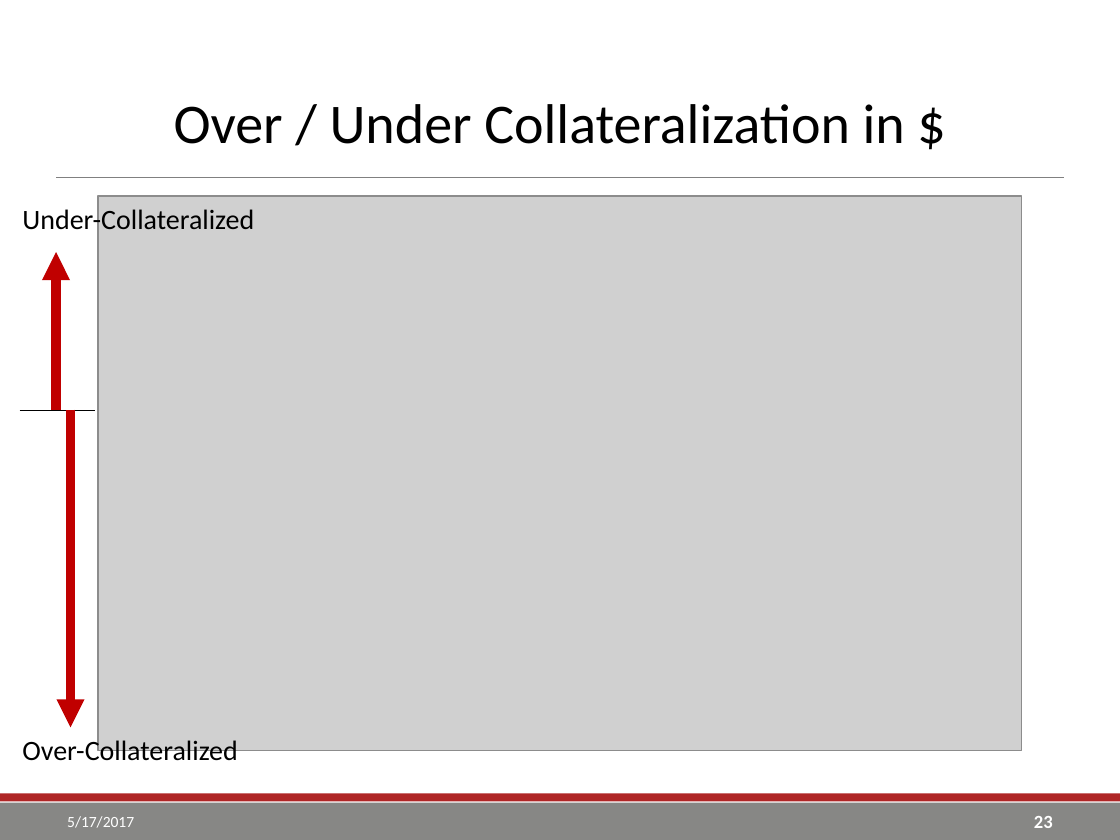
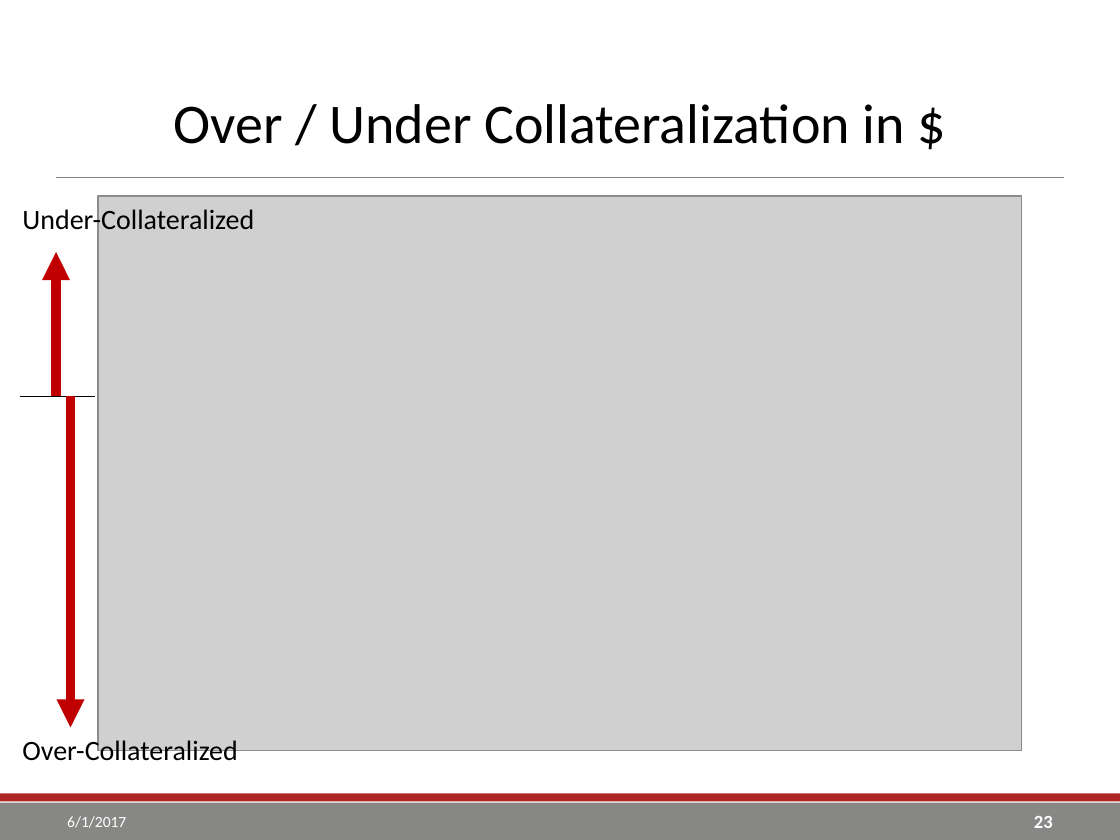
Before and after one commit to go-yohan/sppcredit, a slide deck: slide 23 of ppt/SPP TCR Reference Price Calculation.pptx. Drawn at 1120x840 pixels with LibreOffice and Linux fonts; fonts in the diff are those of the drawing; grey boxes stand for pictures; background and template pictures are left out. Boxes give left, top, right and bottom in pixels: in the first picture for what was removed or moved away, otherwise in the second. Text is boxed around its words. In the diff, an @@ line names an element or a change of style, - is before the commit and + after.

```diff
--- a/ppt/SPP TCR Reference Price Calculation.pptx
+++ b/ppt/SPP TCR Reference Price Calculation.pptx
@@ arrow moved from (56, 410) - (56, 252) to (56, 396) - (56, 252) @@
@@ line moved from (20, 411) - (95, 411) to (20, 396) - (95, 396) @@
@@ arrow moved from (71, 410) - (71, 728) to (71, 396) - (71, 728) @@
@@ text at bbox=[67, 816, 126, 828]: text changed @@
-5/17/2017
+6/1/2017
```
Also in this commit, not shown: 35 other slides changed, 19 slides added, 31 other files.
